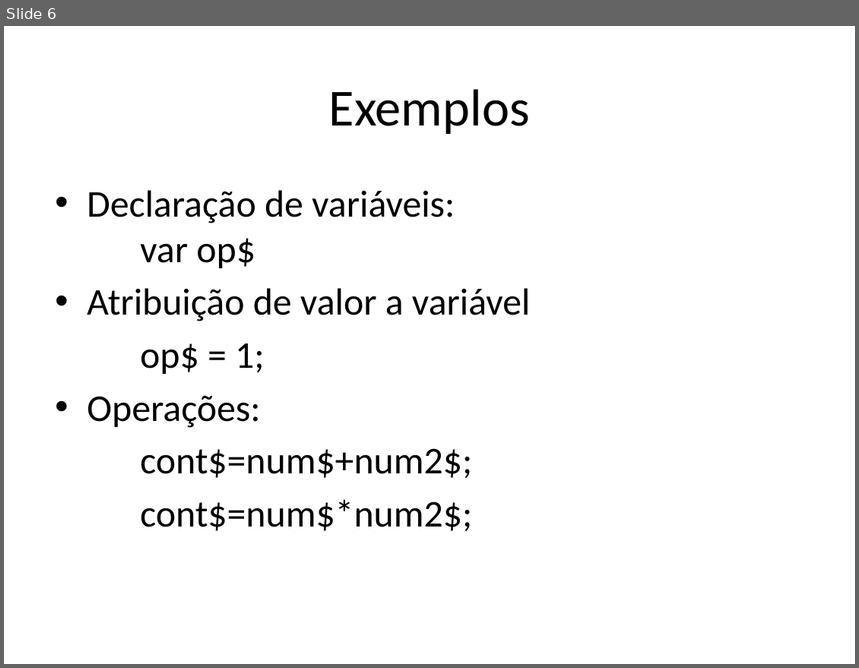
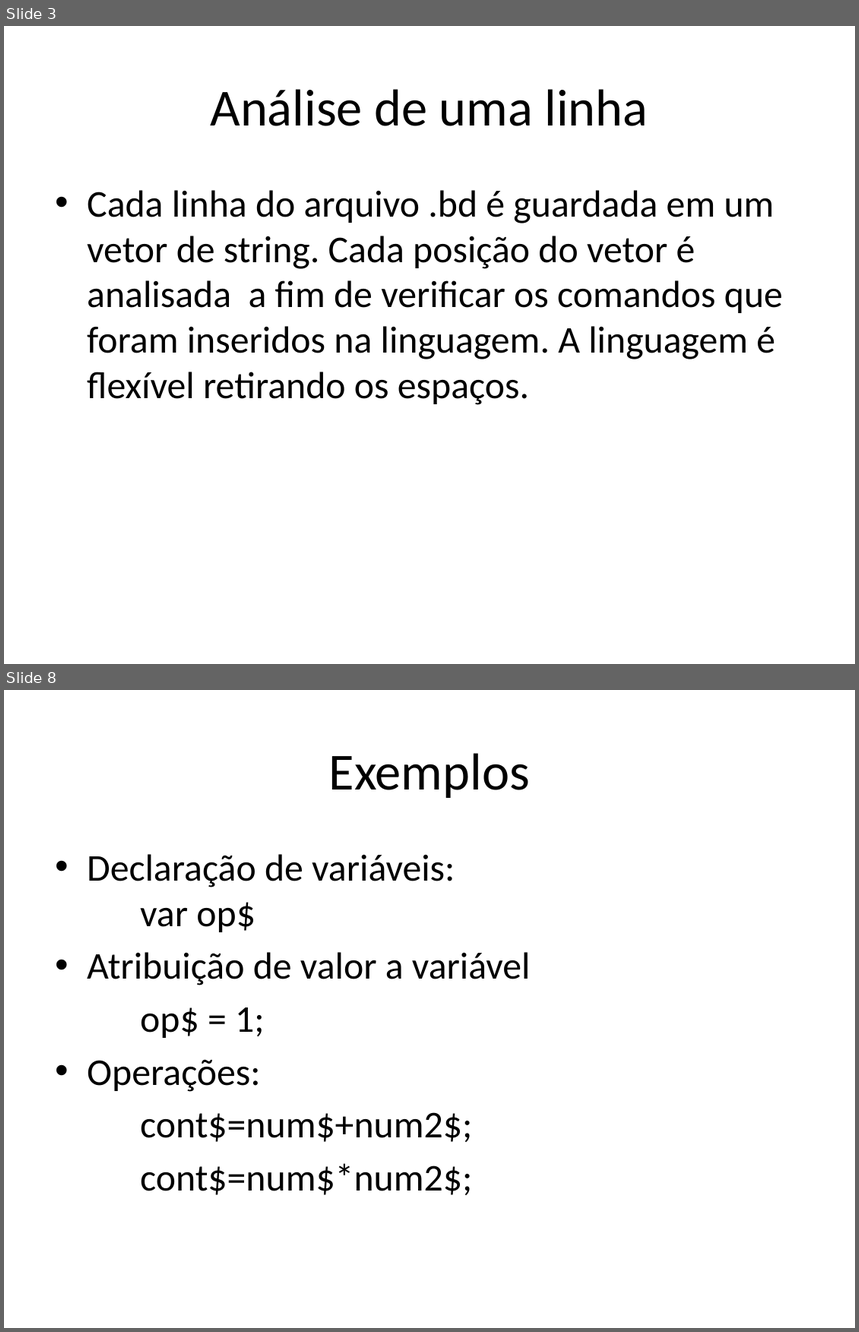
Before and after one commit to Kevinspiller/baidu, a slide deck: Linguagem Baidu.pptx. Shown one above the other, each under a label of ours: slide 6 before the commit, slides 3 and 8 after it; the slides between them are not shown. The pictures are 859x668 and 859x1332 pixels, drawn with LibreOffice and Linux fonts; fonts in the diff are those of the drawing. Boxes give left, top, right and bottom in pixels: in the first picture for what was removed or moved away, otherwise in the second. Text is boxed around its words. In the diff, an @@ line names an element or a change of style, - is before the commit and + after.

```diff
--- a/Linguagem Baidu.pptx
+++ b/Linguagem Baidu.pptx
@@ slide 3 added at [4,26,855,664], background #FFFFFF @@
@@ title added at [210,89,648,126], 44 pt, text #000000 @@
+Análise de uma linha
@@ text added at [87,190,783,405], 32 pt, text #000000 @@
+• Cada linha do arquivo .bd é guardada em um vetor de string. Cada posição do vetor é analisada a fim de verificar os comandos que foram inseridos na linguagem. A linguagem é flexível retirando os espaços.
@@ what was slide 6 is now slide 8 @@
```
Also in this commit, not shown: 1 slide changed, 5 other slides added, 15 slides removed.
